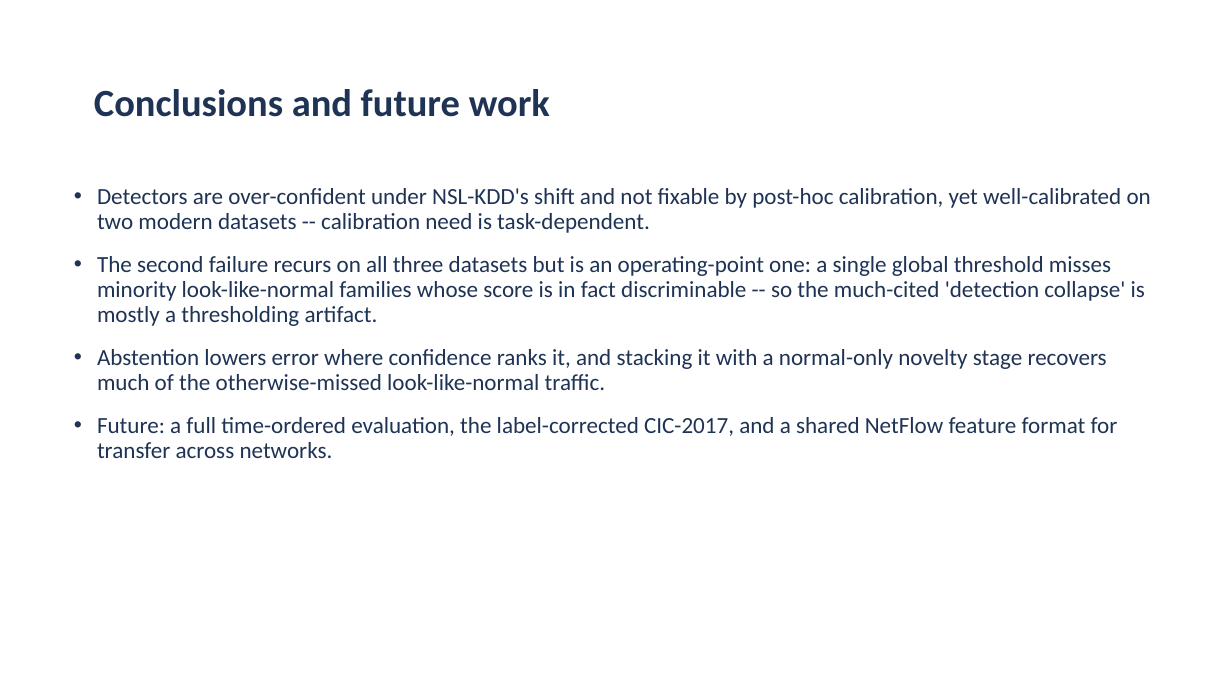
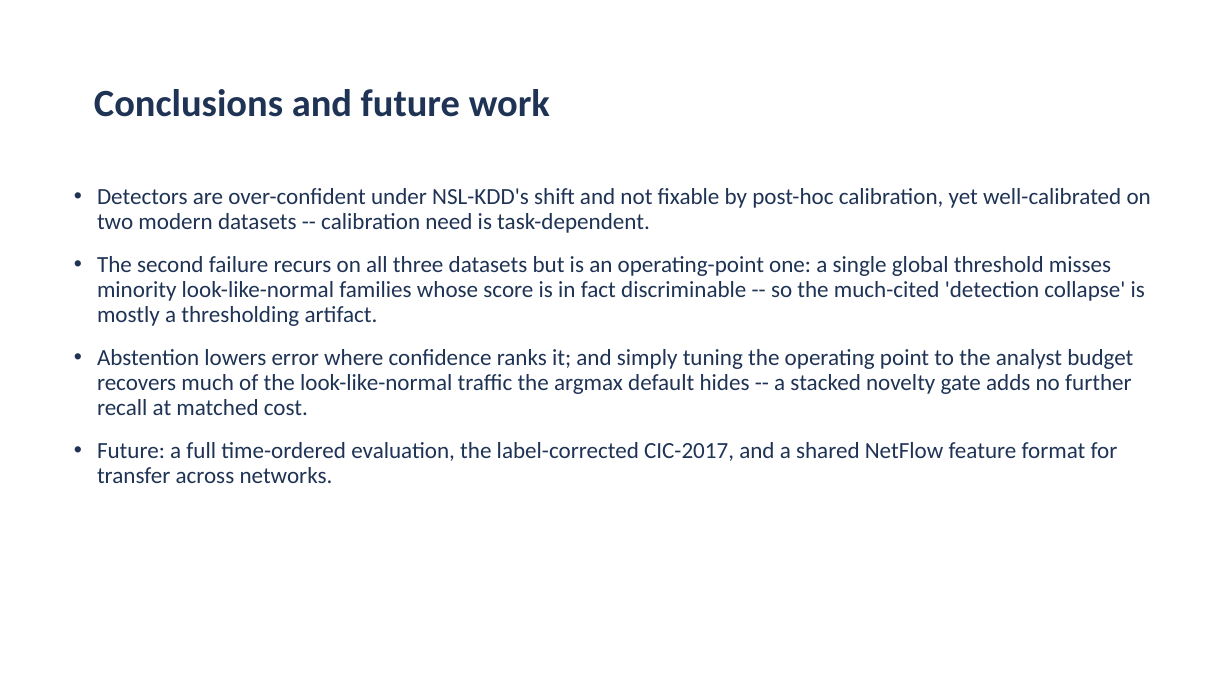
Before and after one commit to aiparallel0/chaoscrypt, a slide deck: slide 16 of papers/paper2-ids-selective/presentation.pptx. Drawn at 1232x693 pixels with LibreOffice and Linux fonts; fonts in the diff are those of the drawing; background and template pictures are left out. Boxes give left, top, right and bottom in pixels: in the first picture for what was removed or moved away, otherwise in the second. Text is boxed around its words. In the diff, an @@ line names an element or a change of style, - is before the commit and + after.

```diff
--- a/papers/paper2-ids-selective/presentation.pptx
+++ b/papers/paper2-ids-selective/presentation.pptx
@@ text at [97, 349, 1133, 415]: text changed @@
-• Abstention lowers error where confidence ranks it, and stacking it with a normal-only novelty stage recovers much of the otherwise-missed look-like-normal traffic.
+• Abstention lowers error where confidence ranks it; and simply tuning the operating point to the analyst budget recovers much of the look-like-normal traffic the argmax default hides -- a stacked novelty gate adds no further recall at matched cost.
```
Also in this commit, not shown: 2 other slides changed, 7 other files.
